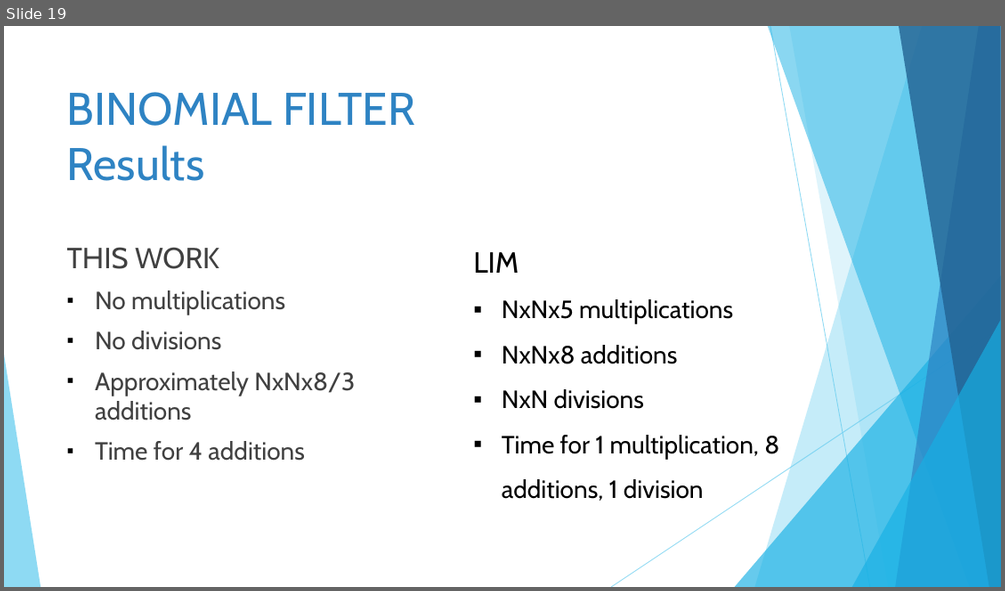
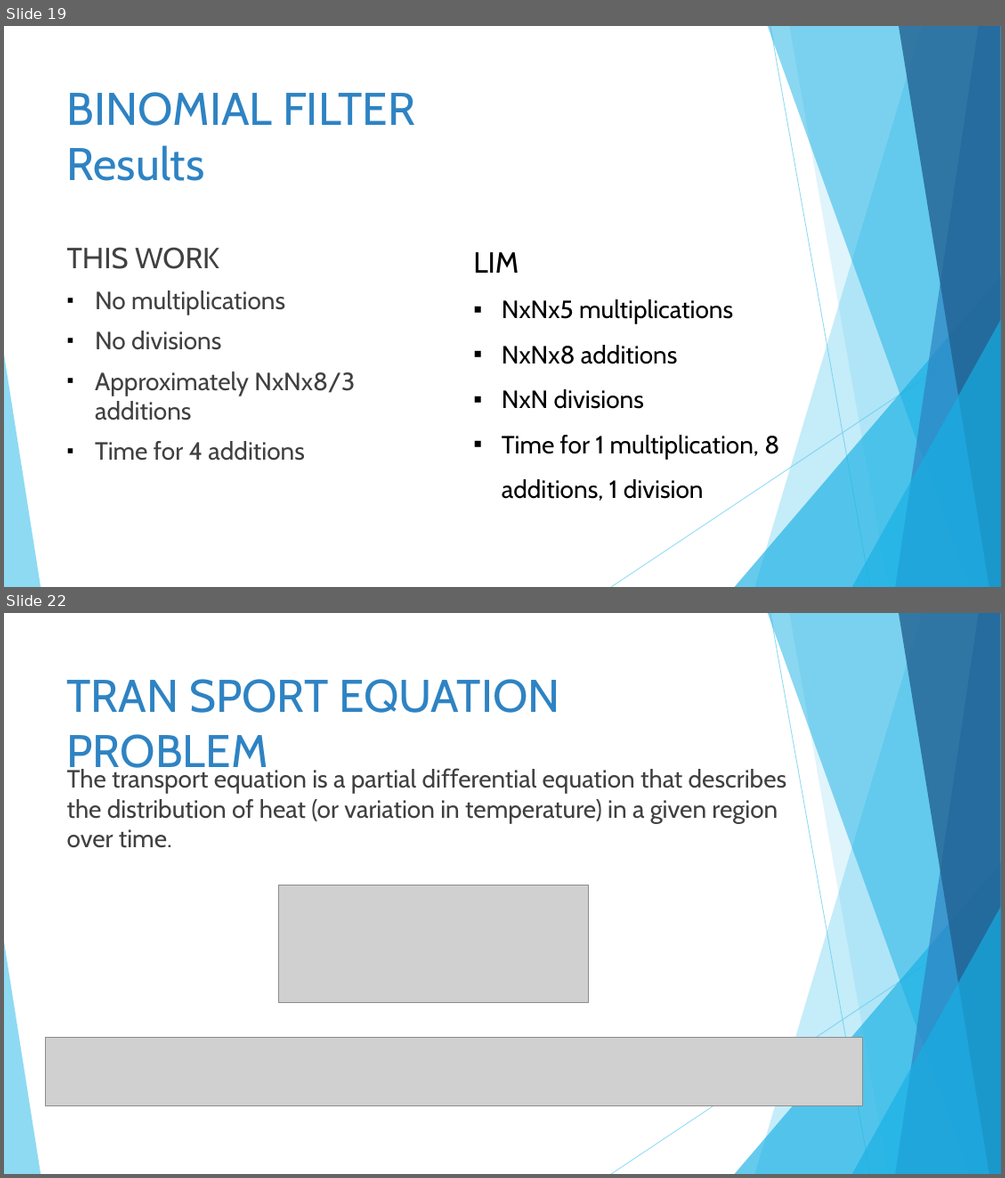
Before and after one commit to GinaJ/Algorithm_Implementations, a slide deck: power_point/Algorithms Parallelization in ASIC Design.pptx. Shown one above the other, each under a label of ours: slide 19 before the commit, slides 19 and 22 after it; the slides between them are not shown. The pictures are 1005x591 and 1005x1178 pixels, drawn with LibreOffice and Linux fonts; fonts in the diff are those of the drawing; grey boxes stand for pictures. Boxes give left, top, right and bottom in pixels: in the first picture for what was removed or moved away, otherwise in the second. Text is boxed around its words. In the diff, an @@ line names an element or a change of style, - is before the commit and + after.

```diff
--- a/power_point/Algorithms Parallelization in ASIC Design.pptx
+++ b/power_point/Algorithms Parallelization in ASIC Design.pptx
@@ slide 22 added at <box>4,613,1001,1174</box>, background #FFFFFF; not listed: 10 template elements that a slide beside it also shows @@
@@ title added at <box>67,679,560,777</box>, 44 pt, text #2E83C3 @@
+TRAN SPORT EQUATION PROBLEM
@@ text added at <box>67,767,787,848</box>, 24 pt, text #404040 @@
+The transport equation is a partial diﬀerential equation that describes the distribution of heat (or variation in temperature) in a given region over time.
@@ picture added at <box>278,884,588,1002</box> @@
@@ picture added at <box>45,1037,863,1106</box> @@
```
Also in this commit, not shown: 1 slide changed, 6 other slides added, 24 other files.
